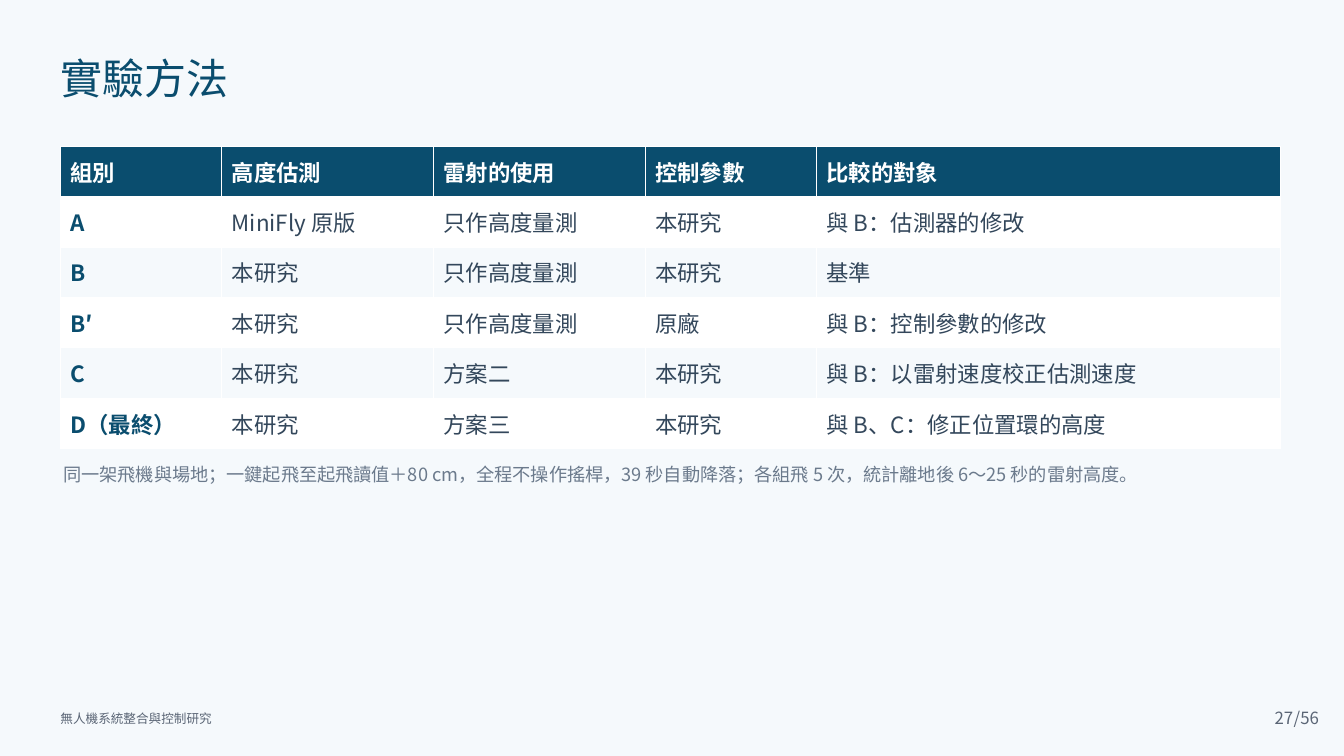
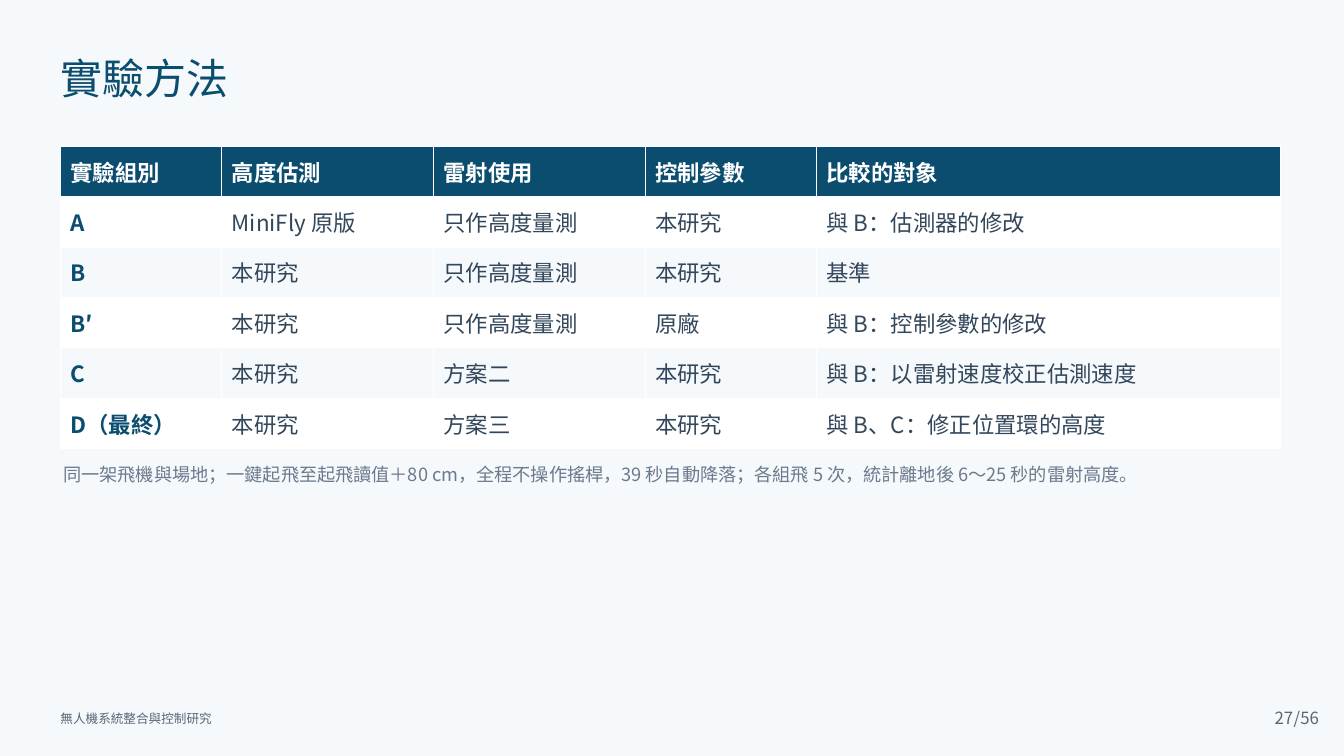
Before and after one commit to lingken1028/-, a slide deck: slide 27 of 無人機系統整合與控制研究_口試簡報 2.pptx. Drawn at 1344x756 pixels with LibreOffice and Linux fonts; fonts in the diff are those of the drawing. Boxes give left, top, right and bottom in pixels: in the first picture for what was removed or moved away, otherwise in the second. Text is boxed around its words. In the diff, an @@ line names an element or a change of style, - is before the commit and + after.

```diff
--- a/無人機系統整合與控制研究_口試簡報 2.pptx
+++ b/無人機系統整合與控制研究_口試簡報 2.pptx
@@ table at (x1=60, y1=146, x2=1280, y2=449) @@
-row 1, column 1: 組別
+row 1, column 1: 實驗組別
-row 1, column 3: 雷射的使用
+row 1, column 3: 雷射使用
```
